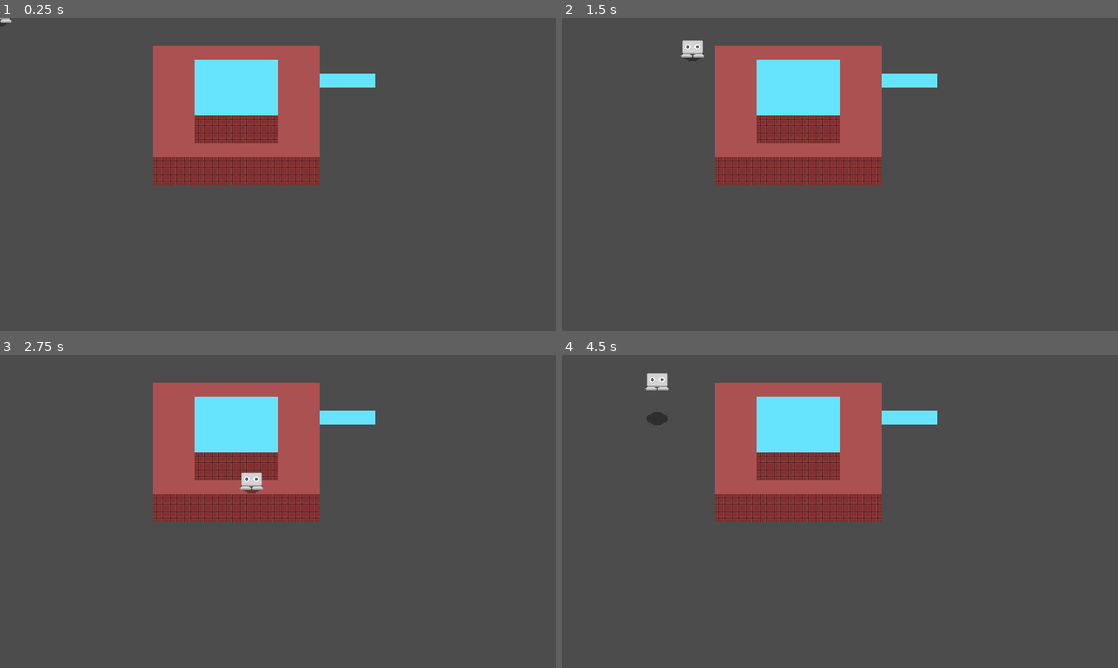
Above: before the commit, frames 1-4 (two rows, left to right).
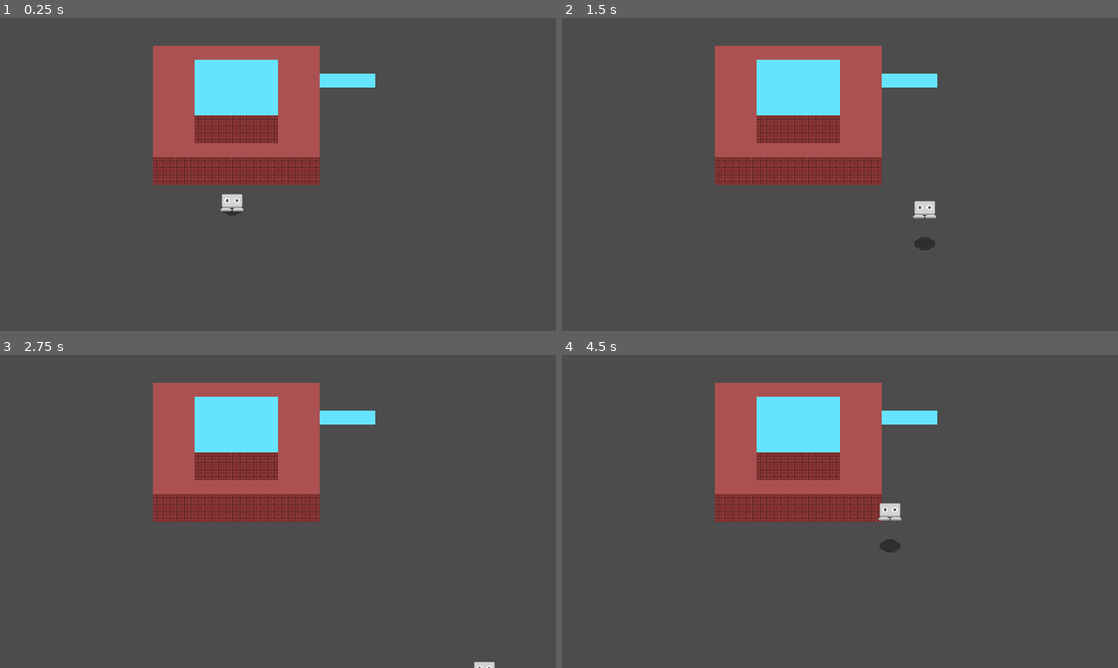
Above: after the commit, the same moments.

Repository: calsf/er
Game: Godot game, scene res://Level_1.tscn
Same seed, same stepped clock (60 frames per second), same inputs: the game is played once before the commit and once after it.
Inputs:
- Up to frame 1 (0.25 s): no input
- Up to frame 2 (1.5 s): tap Enter at 0.5 s; hold D (move_right) 0.53-1.28 s; tap Space (jump) at 0.6, 0.77, 1.07, 1.35 s; hold S (move_down) from 1.28 s (still down)
- Up to frame 3 (2.75 s): tap Space (jump) at 1.52, 1.82, 2.1 s; release S (move_down) at 2.03 s; hold D (move_right) from 2.03 s (still down)
- Up to frame 4 (4.5 s): release D (move_right) at 2.78 s; hold W (move_up) 2.78-3.53 s; tap Space (jump) at 2.85, 3.02, 3.32, 3.6, 3.77, 4.07, 4.35 s; hold A (move_left) from 3.53 s (still down)

The runs differ from the first frame. In frame 1, 0.3% of the frame differs, in the area x 0-44%, y 0-64%; in frame 2, 0.5%; in frame 3, 0.3%; in frame 4, 0.6%, in the area x 14-62%, y 5-64%.

Commit message:
adding elevation overlays, clean up player script

Diff:
--- a/Elevation1_Collision.gd
+++ b/Elevation1_Collision.gd
@@ -1,3 +1,3 @@
 extends Node2D
 
-var elevation = 32
+var elevation = GlobalConst.ELEVATION_UNIT * 1
--- a/Elevation2_Collision.gd
+++ b/Elevation2_Collision.gd
@@ -1,3 +1,3 @@
 extends Node2D
 
-var elevation = 64
+var elevation = GlobalConst.ELEVATION_UNIT * 2
--- /dev/null
+++ b/Elevation_Overlay.gd
@@ -0,0 +1,10 @@
+extends TileMap
+
+export var overlay_elevation = 0
+onready var player = get_node("../YSort/Player")
+
+func _process(delta):
+	if (player.ground_elevation < overlay_elevation):
+		visible = true
+	else:
+		visible = false
--- /dev/null
+++ b/Elevation_Overlay.tscn
@@ -0,0 +1,10 @@
+[gd_scene load_steps=2 format=2]
+
+[ext_resource path="res://Elevation_Overlay.gd" type="Script" id=1]
+
+[node name="Elevation_Overlay" type="TileMap"]
+cell_size = Vector2( 16, 16 )
+collision_layer = 0
+collision_mask = 0
+format = 1
+script = ExtResource( 1 )
--- /dev/null
+++ b/GlobalConst.gd
@@ -0,0 +1,3 @@
+extends Node
+
+const ELEVATION_UNIT = 32
--- /dev/null
+++ b/GlobalConst.tscn
@@ -0,0 +1,6 @@
+[gd_scene load_steps=2 format=2]
+
+[ext_resource path="res://GlobalConst.gd" type="Script" id=1]
+
+[node name="GlobalConst" type="Node"]
+script = ExtResource( 1 )
--- a/Level_1.tscn
+++ b/Level_1.tscn
@@ -1,9 +1,10 @@
-[gd_scene load_steps=15 format=2]
+[gd_scene load_steps=18 format=2]
 
 [ext_resource path="res://Player/Player.tscn" type="PackedScene" id=1]
 [ext_resource path="res://Elevation1_Collision.tscn" type="PackedScene" id=2]
 [ext_resource path="res://Elevations/1/tileset_1.png" type="Texture" id=3]
 [ext_resource path="res://Elevation2_Collision.tscn" type="PackedScene" id=4]
+[ext_resource path="res://Elevation_Overlay.tscn" type="PackedScene" id=5]
 
 [sub_resource type="TileSet" id=1]
 0/name = "tileset_1.png 0"
@@ -49,6 +50,94 @@
 2/shapes = [  ]
 2/z_index = 0
 
+[sub_resource type="TileSet" id=2]
+0/name = "tileset_1.png 0"
+0/texture = ExtResource( 3 )
+0/tex_offset = Vector2( 0, 0 )
+0/modulate = Color( 1, 1, 1, 1 )
+0/region = Rect2( 0, 0, 16, 16 )
+0/tile_mode = 0
+0/occluder_offset = Vector2( 0, 0 )
+0/navigation_offset = Vector2( 0, 0 )
+0/shape_offset = Vector2( 0, 0 )
+0/shape_transform = Transform2D( 1, 0, 0, 1, 0, 0 )
+0/shape_one_way = false
+0/shape_one_way_margin = 0.0
+0/shapes = [  ]
+0/z_index = 0
+1/name = "tileset_1.png 1"
+1/texture = ExtResource( 3 )
+1/tex_offset = Vector2( 0, 0 )
+1/modulate = Color( 1, 1, 1, 1 )
+1/region = Rect2( 16, 0, 16, 16 )
+1/tile_mode = 0
+1/occluder_offset = Vector2( 0, 0 )
+1/navigation_offset = Vector2( 0, 0 )
+1/shape_offset = Vector2( 0, 0 )
+1/shape_transform = Transform2D( 1, 0, 0, 1, 0, 0 )
+1/shape_one_way = false
+1/shape_one_way_margin = 0.0
+1/shapes = [  ]
+1/z_index = 0
+2/name = "tileset_1.png 2"
+2/texture = ExtResource( 3 )
+2/tex_offset = Vector2( 0, 0 )
+2/modulate = Color( 1, 1, 1, 1 )
+2/region = Rect2( 32, 0, 16, 16 )
+2/tile_mode = 0
+2/occluder_offset = Vector2( 0, 0 )
+2/navigation_offset = Vector2( 0, 0 )
+2/shape_offset = Vector2( 0, 0 )
+2/shape_transform = Transform2D( 1, 0, 0, 1, 0, 0 )
+2/shape_one_way = false
+2/shape_one_way_margin = 0.0
+2/shapes = [  ]
+2/z_index = 0
+
+[sub_resource type="TileSet" id=3]
+0/name = "tileset_1.png 0"
+0/texture = ExtResource( 3 )
+0/tex_offset = Vector2( 0, 0 )
+0/modulate = Color( 1, 1, 1, 1 )
+0/region = Rect2( 0, 0, 16, 16 )
+0/tile_mode = 0
+0/occluder_offset = Vector2( 0, 0 )
+0/navigation_offset = Vector2( 0, 0 )
+0/shape_offset = Vector2( 0, 0 )
+0/shape_transform = Transform2D( 1, 0, 0, 1, 0, 0 )
+0/shape_one_way = false
+0/shape_one_way_margin = 0.0
+0/shapes = [  ]
+0/z_index = 0
+1/name = "tileset_1.png 1"
+1/texture = ExtResource( 3 )
+1/tex_offset = Vector2( 0, 0 )
+1/modulate = Color( 1, 1, 1, 1 )
+1/region = Rect2( 16, 0, 16, 16 )
+1/tile_mode = 0
+1/occluder_offset = Vector2( 0, 0 )
+1/navigation_offset = Vector2( 0, 0 )
+1/shape_offset = Vector2( 0, 0 )
+1/shape_transform = Transform2D( 1, 0, 0, 1, 0, 0 )
+1/shape_one_way = false
+1/shape_one_way_margin = 0.0
+1/shapes = [  ]
+1/z_index = 0
+2/name = "tileset_1.png 2"
+2/texture = ExtResource( 3 )
+2/tex_offset = Vector2( 0, 0 )
+2/modulate = Color( 1, 1, 1, 1 )
+2/region = Rect2( 32, 0, 16, 16 )
+2/tile_mode = 0
+2/occluder_offset = Vector2( 0, 0 )
+2/navigation_offset = Vector2( 0, 0 )
+2/shape_offset = Vector2( 0, 0 )
+2/shape_transform = Transform2D( 1, 0, 0, 1, 0, 0 )
+2/shape_one_way = false
+2/shape_one_way_margin = 0.0
+2/shapes = [  ]
+2/z_index = 0
+
 [sub_resource type="TileSet" id=4]
 0/name = "tileset_1.png 0"
 0/texture = ExtResource( 3 )
@@ -93,84 +182,102 @@
 2/shapes = [  ]
 2/z_index = 0
 
-[sub_resource type="RectangleShape2D" id=2]
+[sub_resource type="RectangleShape2D" id=5]
 extents = Vector2( 95.2053, 65.284 )
 
-[sub_resource type="RectangleShape2D" id=3]
+[sub_resource type="RectangleShape2D" id=6]
 extents = Vector2( 96.3817, 64.5356 )
 
+[sub_resource type="RectangleShape2D" id=7]
+extents = Vector2( 97.1938, 50.3737 )
+
+[sub_resource type="RectangleShape2D" id=8]
+extents = Vector2( 96.8876, 16.3536 )
+
 [sub_resource type="RectangleShape2D" id=9]
-extents = Vector2( 97.1938, 50.3737 )
+extents = Vector2( 48.7034, 31.3772 )
 
 [sub_resource type="RectangleShape2D" id=10]
-extents = Vector2( 96.8876, 16.3536 )
-
-[sub_resource type="RectangleShape2D" id=5]
-extents = Vector2( 48.7034, 31.3772 )
-
-[sub_resource type="RectangleShape2D" id=6]
 extents = Vector2( 48.5955, 32.5308 )
 
-[sub_resource type="RectangleShape2D" id=7]
+[sub_resource type="RectangleShape2D" id=11]
 extents = Vector2( 49.2298, 16.1999 )
 
-[sub_resource type="RectangleShape2D" id=8]
+[sub_resource type="RectangleShape2D" id=12]
 extents = Vector2( 49.2909, 16.1471 )
 
 [node name="Level_1" type="Node2D"]
 
+[node name="Elevation1_Overlay" parent="." instance=ExtResource( 5 )]
+z_index = 1
+tile_set = SubResource( 1 )
+collision_layer = 2147483648
+tile_data = PoolIntArray( 131083, 1, 0, 131084, 1, 0, 131085, 1, 0, 131086, 1, 0, 131087, 1, 0, 131088, 1, 0, 131089, 1, 0, 131090, 1, 0, 131091, 1, 0, 131092, 1, 0, 131093, 1, 0, 131094, 1, 0, 196619, 1, 0, 196620, 1, 0, 196621, 1, 0, 196622, 1, 0, 196623, 1, 0, 196624, 1, 0, 196625, 1, 0, 196626, 1, 0, 196627, 1, 0, 196628, 1, 0, 196629, 1, 0, 196630, 1, 0, 262155, 1, 0, 262156, 1, 0, 262157, 1, 0, 262158, 1, 0, 262159, 1, 0, 262160, 1, 0, 262161, 1, 0, 262162, 1, 0, 262163, 1, 0, 262164, 1, 0, 262165, 1, 0, 262166, 1, 0 )
+overlay_elevation = 32
+
 [node name="Elevation1_TileMap" type="TileMap" parent="."]
-tile_set = SubResource( 1 )
+tile_set = SubResource( 2 )
 cell_size = Vector2( 16, 16 )
+collision_layer = 2147483648
+collision_mask = 0
 format = 1
 tile_data = PoolIntArray( 131083, 1, 0, 131084, 1, 0, 131085, 1, 0, 131086, 1, 0, 131087, 1, 0, 131088, 1, 0, 131089, 1 …(1643 unchanged characters)…
+
+[node name="Elevation2_Overlay" parent="." instance=ExtResource( 5 )]
+z_index = 2
+tile_set = SubResource( 3 )
+tile_data = PoolIntArray( 196622, 0, 0, 196623, 0, 0, 196624, 0, 0, 196625, 0, 0, 196626, 0, 0, 196627, 0, 0, 262158, 0, 0, 262159, 0, 0, 262160, 0, 0, 262161, 0, 0, 262162, 0, 0, 262163, 0, 0, 327694, 0, 0, 327695, 0, 0, 327696, 0, 0, 327697, 0, 0, 327698, 0, 0, 327699, 0, 0 )
+overlay_elevation = 64
 
 [node name="Elevation2_TileMap" type="TileMap" parent="."]
 tile_set = SubResource( 4 )
 cell_size = Vector2( 16, 16 )
+collision_layer = 0
+collision_mask = 0
 format = 1
 tile_data = PoolIntArray( 196622, 0, 0, 196623, 0, 0, 196624, 0, 0, 196625, 0, 0, 196626, 0, 0, 196627, 0, 0, 262158, 0 …(411 unchanged characters)…
 
 [node name="YSort" type="YSort" parent="."]
 
 [node name="Player" parent="YSort" instance=ExtResource( 1 )]
+position = Vector2( 267.565, 217.418 )
 
 [node name="Elevation1_Collision" parent="." instance=ExtResource( 2 )]
 visible = false
 
 [node name="CollisionShape2D" parent="Elevation1_Collision/EntryArea1" index="0"]
 position = Vector2( 271.949, 126.677 )
-shape = SubResource( 2 )
+shape = SubResource( 5 )
 
 [node name="CollisionShape2D" parent="Elevation1_Collision/ElevatedArea1" index="0"]
 position = Vector2( 271.982, 95.5998 )
-shape = SubResource( 3 )
+shape = SubResource( 6 )
 
 [node name="CollisionShape2D" parent="Elevation1_Collision/BoundaryBody1" index="0"]
 position = Vector2( 271.625, 110.649 )
-shape = SubResource( 9 )
+shape = SubResource( 7 )
 
 [node name="CollisionShape2D" parent="Elevation1_Collision/WallBody1" index="0"]
 position = Vector2( 272.03, 177.009 )
-shape = SubResource( 10 )
+shape = SubResource( 8 )
 
 [node name="Elevation2_Collision" parent="." instance=ExtResource( 4 )]
 
 [node name="CollisionShape2D" parent="Elevation2_Collision/EntryArea2" index="0"]
 position = Vector2( 271.818, 112.303 )
-shape = SubResource( 5 )
+shape = SubResource( 9 )
 
 [node name="CollisionShape2D" parent="Elevation2_Collision/ElevationArea2" index="0"]
 position = Vector2( 272.152, 79.9736 )
-shape = SubResource( 6 )
+shape = SubResource( 10 )
 
 [node name="CollisionShape2D" parent="Elevation2_Collision/BoundaryBody2" index="0"]
 position = Vector2( 271.867, 96.5915 )
-shape = SubResource( 7 )
+shape = SubResource( 11 )
 
 [node name="CollisionShape2D" parent="Elevation2_Collision/WallBody2" index="0"]
 position = Vector2( 272.077, 128.532 )
-shape = SubResource( 8 )
+shape = SubResource( 12 )
 
 [editable path="Elevation1_Collision"]
 
--- a/Player/Player.gd
+++ b/Player/Player.gd
@@ -1,7 +1,8 @@
 extends KinematicBody2D
 
 const MAX_SPEED = 200
-const DECEL = 500
+const AIR_SPEED = 4
+const MAX_HEIGHT = 44
 
 var velocity = Vector2.ZERO
 var curr_speed = MAX_SPEED
@@ -11,9 +12,10 @@
 var has_jumped = false
 var is_tumbling = false
 
-var max_height = 48
+var jump_height = MAX_HEIGHT
 var added_height = 0
-var ground_elevation = 32
+var elevations = [0, GlobalConst.ELEVATION_UNIT * 1, GlobalConst.ELEVATION_UNIT * 2]
+var ground_elevation = elevations[1]
 
 # when entered new elevation, waits to hit ground before assigning new ground elevation
 # uses added_height to determine height until no longer awaiting_new_elevation
@@ -22,108 +24,119 @@
 onready var player_shadow = $Shadow
 onready var player_sprite = $PlayerSprite
 onready var collision_shape = $CollisionShape2D
-onready var player_area = $PlayerArea2D
+onready var overlapping_wall_area = $OverlappingWallCheck
 onready var hurtbox = $HurtboxArea2D/CollisionShape2D
 
 func _physics_process(delta):
+	# Applies falling effect to player if they are caught inside a wall
+	# Provides more accurate drop off from elevations as well
 	if is_tumbling and added_height <= 0:
 		velocity.y += 25
 		move_and_slide(velocity)
-		if player_area.get_overlapping_areas().size() > 0:
-			print("OVERLAPPING WALL")
-			collision_shape.disabled = true
-			is_tumbling = true
-		else:
-			is_tumbling = false
-			collision_shape.disabled = false
+		check_overlapping_wall()
 		return
 
-	# Get input vector, do something as long as it is pressed/held, tap inputs go to _input func
+	# Get input vector
 	var input_vector = Vector2.ZERO
 	input_vector.x = Input.get_action_strength("move_right") - Input.get_action_strength("move_left")
 	input_vector.y = Input.get_action_strength("move_down") - Input.get_action_strength("move_up")
 	input_vector = input_vector.normalized()
 
-	if input_vector != Vector2.ZERO:
-		# set velocity
-		velocity = input_vector * curr_speed
-	else:
-		velocity = Vector2.ZERO
+	# Set velocity based on input_vector
+	velocity = input_vector * curr_speed
 
 	# Move and slide using current velocity, set velocity to maintain velocity after collision
 	velocity = move_and_slide(velocity)
 
-	# Move sprite for jumping and falling
+	# JUMPING AND FALLING MOVEMENT, ELSE PLAYER IS GROUNDED
 	if is_jumping:
 		hurtbox.disabled = true
-		if added_height < max_height:
-			added_height += 4
-			player_sprite.position.y -= 4
+		# Increase added height until reaches jump height
+		# Move player sprite up the same amount
+		if added_height < jump_height:
+			added_height += AIR_SPEED
+			player_sprite.position.y -= AIR_SPEED
 		else:
-			is_falling = true
-			is_jumping = false
-
+			is_falling = true	# Once jump_height is reached, set to falling state
+			is_jumping = false	# No longer in jump state
 	elif is_falling:
+		# Subtract from added height until reaches 0 or less
+		# Move player sprite down the same amount
 		if added_height > 0:
-			added_height -= 4
-			player_sprite.position.y += 4
+			added_height -= AIR_SPEED
+			player_sprite.position.y += AIR_SPEED
 		else:
+			# Reset jump related values
+			jump_height = MAX_HEIGHT
+			added_height = 0
 			is_falling = false
-			max_height = 48
-			added_height = 0
 			has_jumped = false
 			has_double_jumped = false
+			awaiting_new_elevation = false	# No longer waiting for new ground elevation to be applied because player is grounded
 			hurtbox.disabled = false
-			awaiting_new_elevation = false
+	else:
+		# When grounded, check if player ends up overlapping with a wall
+		check_overlapping_wall()
 
-	else:
-		# get if player area is overlapping a wall, if it is, tumble down
-		# isTumbling will disable player input
-		if player_area.get_overlapping_bodies().size() > 0:
-			print("OVERLAPPING WALL")
-			collision_shape.disabled = true
-			is_tumbling = true
-		else:
-			is_tumbling = false
-			collision_shape.disabled = false
-
-	# calculate current elevation
+	# Calculate current elevation and then set collision masks accordingly
 	var curr_elevation = added_height
 	if !awaiting_new_elevation:
 		curr_elevation += ground_elevation
-
-	# boundary mask layer of elevation 1
-	set_collision_mask_bit(3, curr_elevation < 32 and ground_elevation < 32)
-	# boundary mask layer of elevation 2
-	set_collision_mask_bit(7, curr_elevation < 64 and ground_elevation < 64)
-
-	# wall mask layer of elevation 1
-	set_collision_mask_bit(4, get_collision_mask_bit(3))
-	# wall mask layer of elevation 2
-	set_collision_mask_bit(8, get_collision_mask_bit(7))
-	print(get_collision_mask_bit(8))
+	set_elevation_collisions(curr_elevation)
 
 	# Maintain sprite positions when grounded
 	if (added_height <= 0):
 		player_sprite.position.y = -6
 		player_shadow.position.y = 2
 
+	# Change player sprite's z index based on current height
+	player_sprite.z_index = (ground_elevation + added_height) / (GlobalConst.ELEVATION_UNIT + 4)
+
+	#death_check()
+
+# Set collision masks for collisions with elevation boundary and walls
+func set_elevation_collisions(curr_elevation):
+	# boundary mask layer of elevation 1
+	set_collision_mask_bit(3, curr_elevation < elevations[1] and ground_elevation < elevations[1])
+	# boundary mask layer of elevation 2
+	set_collision_mask_bit(7, curr_elevation < elevations[2] and ground_elevation < elevations[2])
+
+	# wall mask layer of elevation 1
+	set_collision_mask_bit(4, get_collision_mask_bit(3))
+	# wall mask layer of elevation 2
+	set_collision_mask_bit(8, get_collision_mask_bit(7))
+
+# Check if player is overlapping a wall and set tumbling state and collision shape accordingly
+func check_overlapping_wall():
+	# get if player area is overlapping a wall, if it is, tumble down
+	# isTumbling will disable player input
+	if overlapping_wall_area.get_overlapping_bodies().size() > 0:
+		print("OVERLAPPING WALL")
+		collision_shape.disabled = true
+		is_tumbling = true
+	else:
+		collision_shape.disabled = false
+		is_tumbling = false
+
+# Check if player is dead
+func death_check():
 	# PLAYER DEATH CHECK (ELEVATION 0 and not in air)
-	#if ground_elevation == 0 and added_height <= 0:
-		#position = Vector2.ZERO
-		#print("DEAD")
-		#ground_elevation = 32
+	if ground_elevation == 0 and added_height <= 0:
+		position = Vector2.ZERO
+		print("DEAD")
+		ground_elevation = 32
 
 
-# input func for tap input events
+# Listen for button press
 func _input(event):
+	# Perform normal jump or double jump when button is pressed
 	if Input.is_action_just_pressed("jump") and !has_jumped:
 		has_jumped = true
 		is_jumping = true
 		is_falling = false
 	elif Input.is_action_just_pressed("jump") and has_jumped and !has_double_jumped:
 		has_double_jumped = true
-		max_height = added_height + 48
+		jump_height = added_height + MAX_HEIGHT
 		is_jumping = true
 		is_falling = false
 
@@ -135,26 +148,33 @@
 # Detect elevation entry
 func _on_DetectElevEntry_area_entered(area):
 	var area_elev = area.get_owner().elevation	# Get elevation of entered area
-	# check for players height before allowing entry into new elevation
-	# only enter higher elevations
+	# Check for player elevation before allowing entry into new elevation
+	# Only enter elevations that are higher than current ground elevation
 	if ground_elevation < area_elev:
+		# When player enters elevation area, they may still be in air and thus awaiting for new ground elevation
+		# Player elevation should not include ground elevation if awaiting new elevation
 		if (awaiting_new_elevation and added_height >= area_elev or
 		!awaiting_new_elevation and ground_elevation + added_height >= area_elev):
+			# Set new ground elevation to the entered elevation
 			ground_elevation = area_elev
-			added_height -= 32
-			player_sprite.position.y += 32
-			position.y -= 32
+
+			# Create illusion of entering higher elevation
+			added_height -= GlobalConst.ELEVATION_UNIT
+			player_sprite.position.y += GlobalConst.ELEVATION_UNIT
+			position.y -= GlobalConst.ELEVATION_UNIT
+
+			# Entering new elevation must await for new ground elevation which will be set to false when player is grounded
 			awaiting_new_elevation = true
 
 # Detect elevation area exit
 func _on_DetectElevArea_area_exited(area):
 	var area_elev = area.get_owner().elevation	# Get elevation of exited area
 	if (ground_elevation == area_elev):
-		added_height += 32
-		player_sprite.position.y -= 32
-		position.y += 32
-		if ground_elevation == 32:
-			set_collision_mask_bit(3, true)
+		# Create illusion of dropping down one elevation
+		added_height += GlobalConst.ELEVATION_UNIT
+		player_sprite.position.y -= GlobalConst.ELEVATION_UNIT
+		position.y += GlobalConst.ELEVATION_UNIT
+		ground_elevation -= GlobalConst.ELEVATION_UNIT
 
-		ground_elevation -= 32
+		# Set falling state to true
 		is_falling = true
--- a/Player/Player.tscn
+++ b/Player/Player.tscn
@@ -23,6 +23,9 @@
 [node name="Player" type="KinematicBody2D"]
 collision_mask = 408
 script = ExtResource( 3 )
+__meta__ = {
+"_edit_group_": true
+}
 
 [node name="Shadow" type="Sprite" parent="."]
 position = Vector2( 0, 2 )
@@ -35,15 +38,17 @@
 hframes = 8
 
 [node name="CollisionShape2D" type="CollisionShape2D" parent="."]
-rotation = 1.5708
+position = Vector2( 0, -2 )
+rotation = -1.5708
 shape = SubResource( 1 )
 
-[node name="PlayerArea2D" type="Area2D" parent="."]
+[node name="OverlappingWallCheck" type="Area2D" parent="."]
 collision_layer = 0
 collision_mask = 272
 
-[node name="CollisionShape2D" type="CollisionShape2D" parent="PlayerArea2D"]
-rotation = 1.5708
+[node name="CollisionShape2D" type="CollisionShape2D" parent="OverlappingWallCheck"]
+position = Vector2( 0, -2 )
+rotation = -1.5708
 shape = SubResource( 2 )
 
 [node name="HurtboxArea2D" type="Area2D" parent="."]
@@ -51,7 +56,8 @@
 collision_mask = 0
 
 [node name="CollisionShape2D" type="CollisionShape2D" parent="HurtboxArea2D"]
-rotation = 1.5708
+position = Vector2( 0, -2 )
+rotation = -1.5708
 shape = SubResource( 3 )
 
 [node name="DetectElevEntry" type="Area2D" parent="."]
@@ -59,7 +65,8 @@
 collision_mask = 34
 
 [node name="CollisionShape2D" type="CollisionShape2D" parent="DetectElevEntry"]
-rotation = 1.5708
+position = Vector2( 0, -2 )
+rotation = -1.5708
 shape = SubResource( 4 )
 
 [node name="DetectElevArea" type="Area2D" parent="."]
@@ -67,7 +74,8 @@
 collision_mask = 68
 
 [node name="CollisionShape2D" type="CollisionShape2D" parent="DetectElevArea"]
-rotation = 1.5708
+position = Vector2( 0, -2 )
+rotation = -1.5708
 shape = SubResource( 4 )
 [connection signal="area_entered" from="DetectElevEntry" to="." method="_on_DetectElevEntry_area_entered"]
 [connection signal="area_exited" from="DetectElevArea" to="." method="_on_DetectElevArea_area_exited"]
--- a/project.godot
+++ b/project.godot
@@ -18,6 +18,10 @@
 config/name="ss"
 run/main_scene="res://Level_1.tscn"
 config/icon="res://icon.png"
+
+[autoload]
+
+GlobalConst="*res://GlobalConst.tscn"
 
 [display]
 
